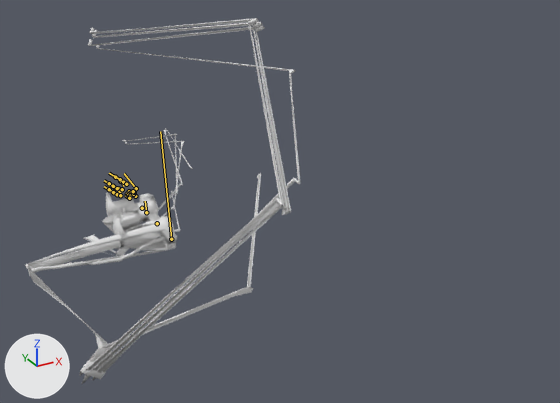
The FBX model Badass_Upgrade/DESIGN/GrupoA/Player/Gun/Armature/Completo.fbx: old version first, new version second.
Before and after are seen from a camera (50 mm lens) standing at (-0.0587, -0.1883, 0.0844) and looking at (0.0348, -0.0183, -0.0006). The axes (+X, +Y, +Z) are drawn at lower left. The lights are the same throughout. Both versions are drawn at frame 226 of the action 'ArmatureAction'; the numbers are the values there. The bones that bend it are drawn over the model as lines. Materials are left out; every surface is plain grey.

In view in the first picture: 'Cube_005', 'Gun', 'RArm'.
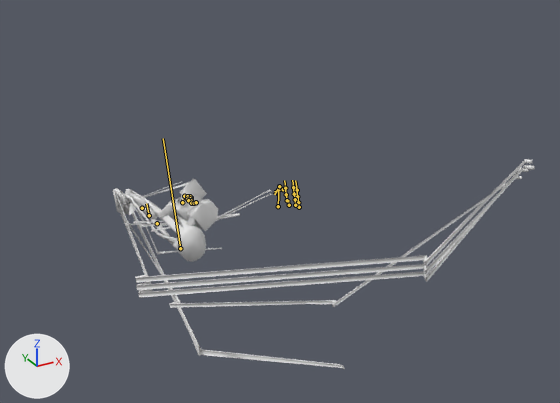
What differs and where, as boxes (x1, y1, x2, y2) in the pictures (560 x 403 px):
'RArm', posed (52% wider, 43% shorter): before (25, 18, 301, 385); after (113, 159, 534, 369)
'Gun', posed (18% narrower, 38% taller): before (104, 192, 177, 247); after (158, 178, 218, 254)
'Cube_005', posed (34% wider, 42% shorter): before (83, 129, 193, 256); after (124, 181, 272, 254)
bone 'Bone', root to tip: before (171, 239) to (171, 238); after (180, 248) to (180, 248)
bone 'Bone_0', root to tip: before (171, 239) to (160, 131); after (180, 248) to (163, 138)
bone 'Bone_001', root to tip: before (136, 188) to (124, 173); after (278, 206) to (279, 184)
bone 'Bone_1', root to tip: before (146, 212) to (145, 201); after (149, 215) to (146, 203)
bone 'Bone_2', root to tip: before (135, 196) to (133, 194); after (182, 202) to (182, 199)

The change in detail:
Bone 'Bone' (bone_bone) moves from (0.0, 0.0, 0.991) to (0.0, 0.0, 1.573).
Bone 'Bone' (bone_bone) turns from (64, 84, 68) to (3, 7, 7) degrees about its own x, y and z.
Bone 'Bone_0' (bone_bone_0) moves from (0.0, 0.0, 0.991) to (0.0, 0.0, 1.573).
Bone 'Bone_0' (bone_bone_0) turns from (64, 84, 68) to (3, 7, 7) degrees about its own x, y and z.
Bone 'Bone_001' (bone_bone_001) turns from (-43, 13, -4) to (-9, -2, -4) degrees about its own x, y and z.
Bone 'Bone_1' (bone_bone_1) moves from (0.0, 0.0, 0.991) to (0.0, 0.0, 1.573).
Bone 'Bone_1' (bone_bone_1) turns from (64, 84, 68) to (3, 7, 7) degrees about its own x, y and z.
Bone 'Bone_2' (bone_bone_2) turns from (-43, 13, -4) to (-9, -2, -4) degrees about its own x, y and z.
